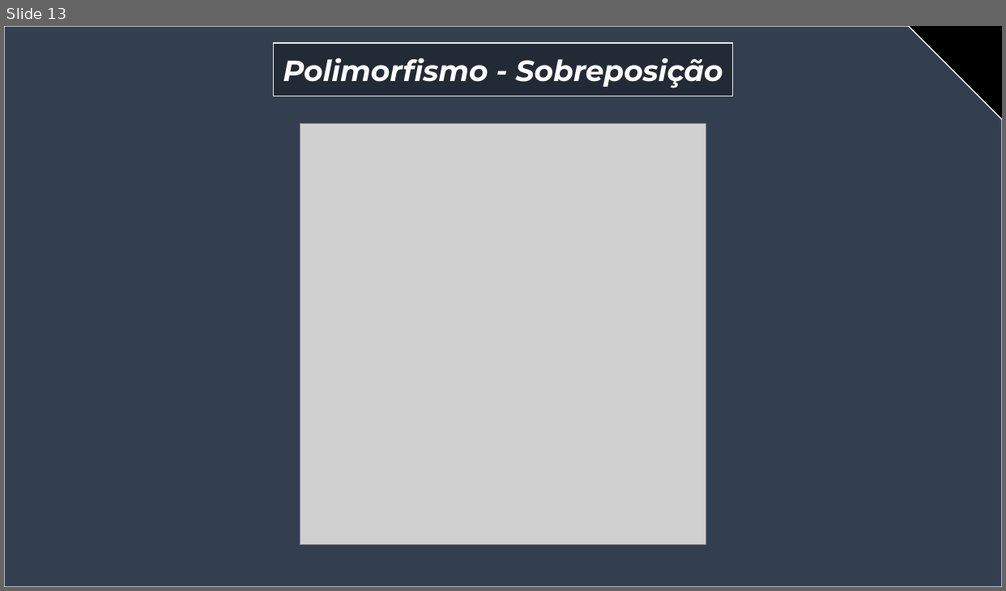
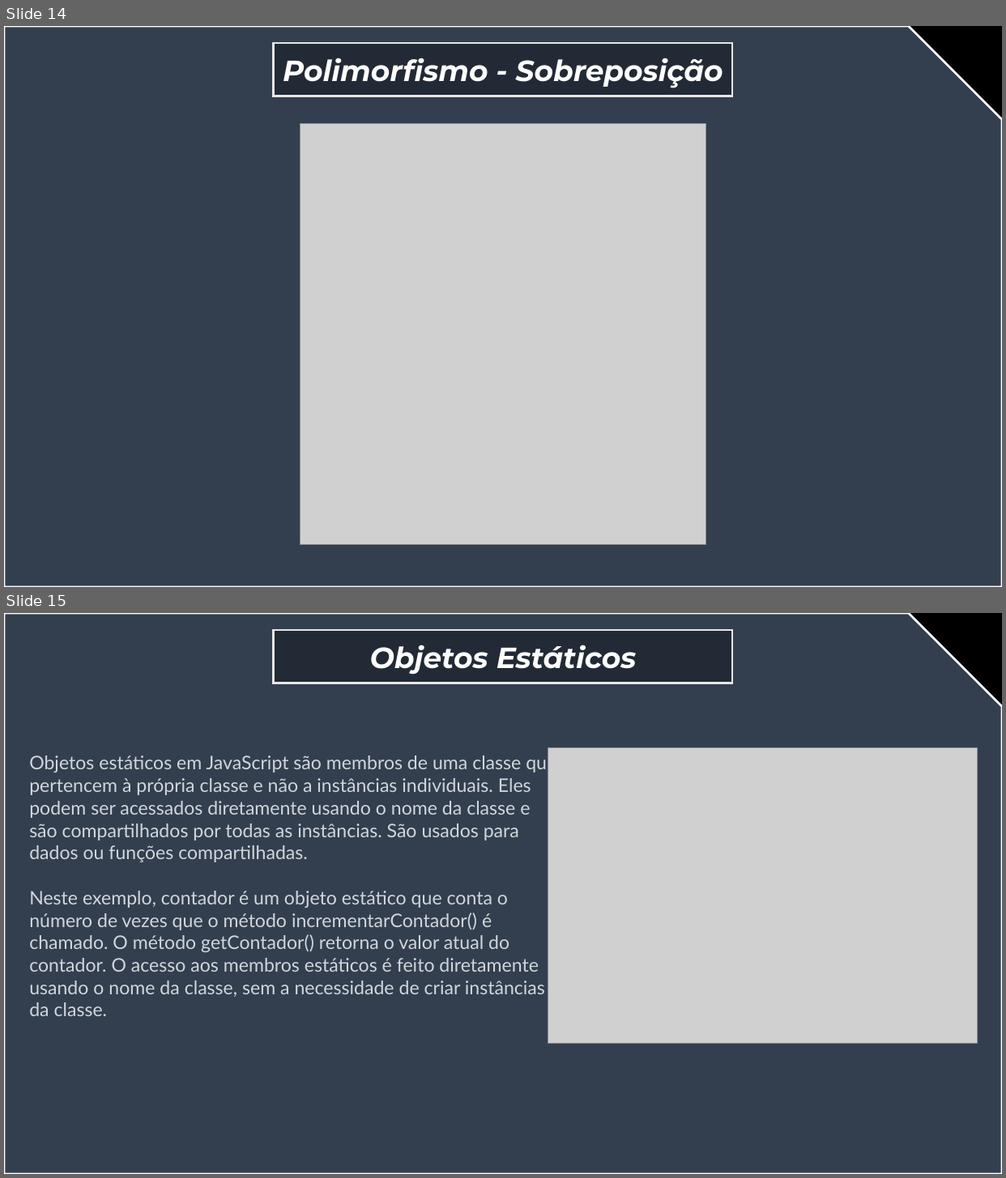
Before and after one commit to jorgevendramini/Aula_OOP, a slide deck: slide aula invertida atualizado(1).pptx. Shown one above the other, each under a label of ours: slide 13 before the commit, slides 14 and 15 after it. The pictures are 1006x591 and 1006x1178 pixels, drawn with LibreOffice and Linux fonts; fonts in the diff are those of the drawing; grey boxes stand for pictures. Boxes give left, top, right and bottom in pixels: in the first picture for what was removed or moved away, otherwise in the second. Text is boxed around its words. In the diff, an @@ line names an element or a change of style, - is before the commit and + after.

```diff
--- a/slide aula invertida atualizado(1).pptx
+++ b/slide aula invertida atualizado(1).pptx
@@ slide 15 added at <box>4,613,1002,1174</box>, background #000000 @@
@@ snip rect added at <box>4,613,1002,1174</box>, fill #333F50, outline #FFFFFF 2 pt @@
@@ rectangle added at <box>274,630,732,683</box>, fill #222A35, outline #E7E6E6 2 pt, 28 pt, text #FFFFFF, bold, italic @@
+Objetos Estáticos
@@ text added at <box>29,753,556,1016</box>, 18 pt, text #D1D5DB @@
+Objetos estáticos em JavaScript são membros de uma classe que pertencem à própria classe e não a instâncias individuais. Eles podem ser acessados diretamente usando o nome da classe e são compartilhados por todas as instâncias. São usados para dados ou funções compartilhadas.
+Neste exemplo, contador é um objeto estático que conta o número de vezes que o método incrementarContador() é chamado. O método getContador() retorna o valor atual do contador. O acesso aos membros estáticos é feito diretamente usando o nome da classe, sem a necessidade de criar instâncias da classe.
@@ picture added at <box>548,747,978,1043</box> @@
@@ what was slide 13 is now slide 14 @@
@@ slide 14 changed as well @@
@@ snip rect at <box>4,26,1002,587</box>: outline #FFFFFF 1 pt to #FFFFFF 2 pt; proportions changed @@
```
Also in this commit, not shown: 12 other slides changed, 11 other slides added.
